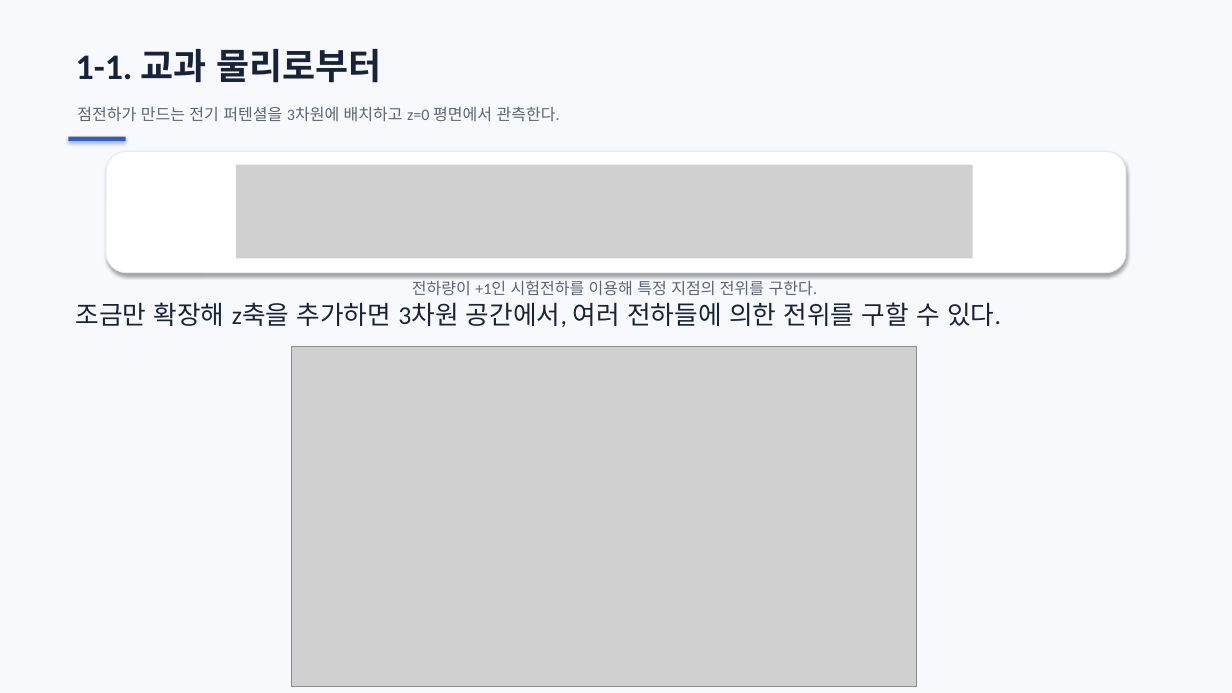
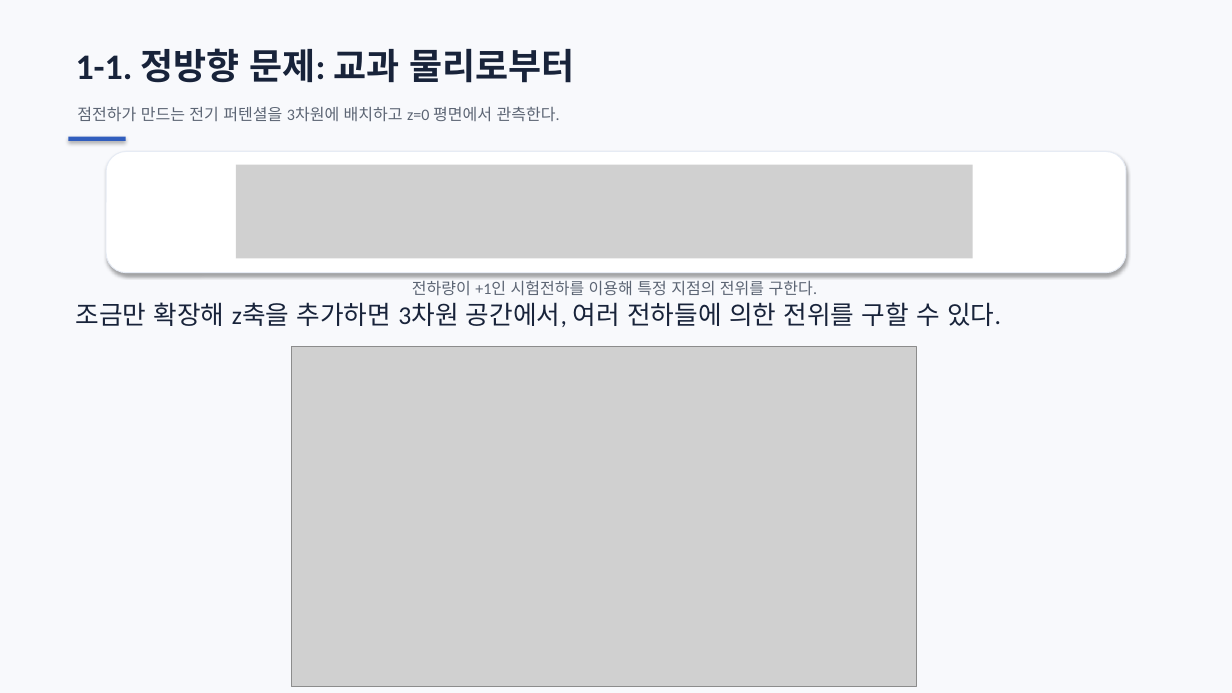
Before and after one commit to ohyunu525/KK-AI, a slide deck: slide 6 of Documents/보고서 파일.pptx (slide 5 before the commit). Drawn at 1232x693 pixels with LibreOffice and Linux fonts; fonts in the diff are those of the drawing; grey boxes stand for pictures. Boxes give left, top, right and bottom in pixels: in the first picture for what was removed or moved away, otherwise in the second. Text is boxed around its words. In the diff, an @@ line names an element or a change of style, - is before the commit and + after.

Commit message:
26-08-29-17:34

```diff
--- a/Documents/보고서 파일.pptx
+++ b/Documents/보고서 파일.pptx
@@ text at [76,48,575,83]: text changed @@
-1-1. 교과 물리로부터
+1-1. 정방향 문제: 교과 물리로부터
```
Also in this commit, not shown: 2 other slides changed, 1 slide added.
